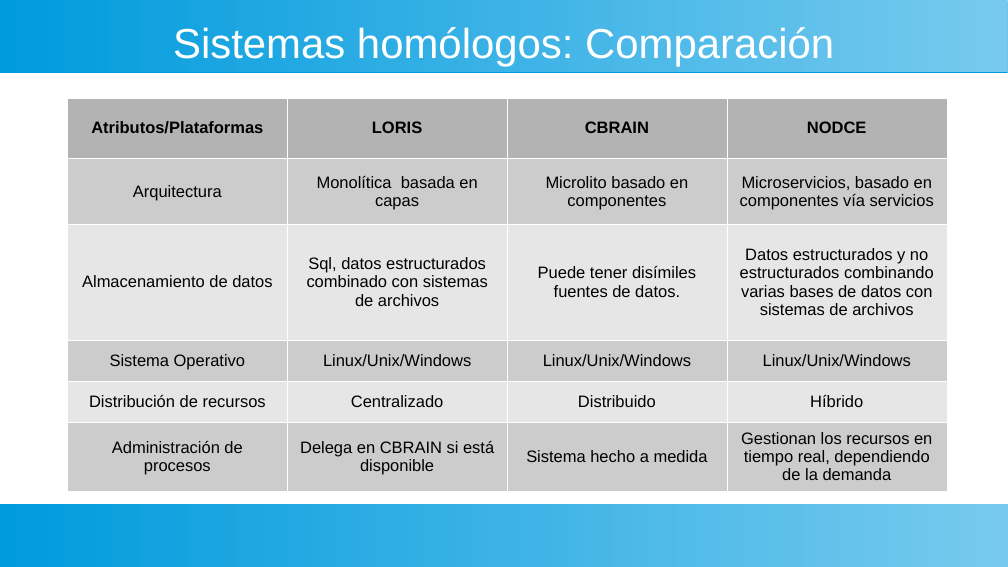
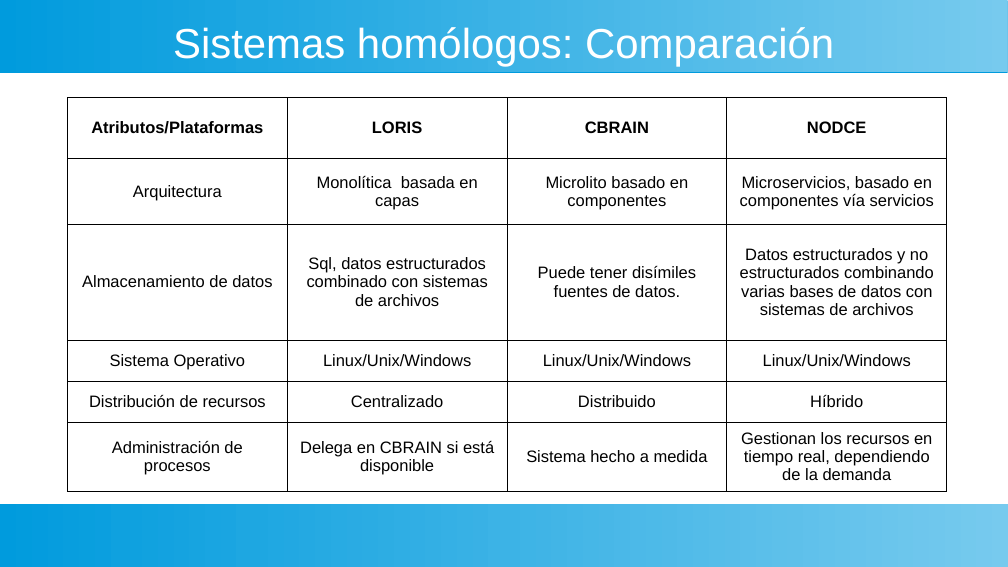
Before and after one commit to gaspect/brainsys, a slide deck: slide 11 of Presentación.odp. Drawn at 1008x567 pixels with LibreOffice and Linux fonts; fonts in the diff are those of the drawing. Boxes give left, top, right and bottom in pixels: in the first picture for what was removed or moved away, otherwise in the second. Text is boxed around its words. In the diff, an @@ line names an element or a change of style, - is before the commit and + after.

```diff
--- a/Presentación.odp
+++ b/Presentación.odp
@@ table at [68, 98, 947, 488] @@
@@ fill #B3B3B3 to none in row 1 @@
@@ fill #CCCCCC to none in 12 cells @@
@@ fill #E6E6E6 to none in 8 cells @@
@@ borders changed @@
```
Also in this commit, not shown: 17 other slides changed, 1 slide added, 2 slides removed.
